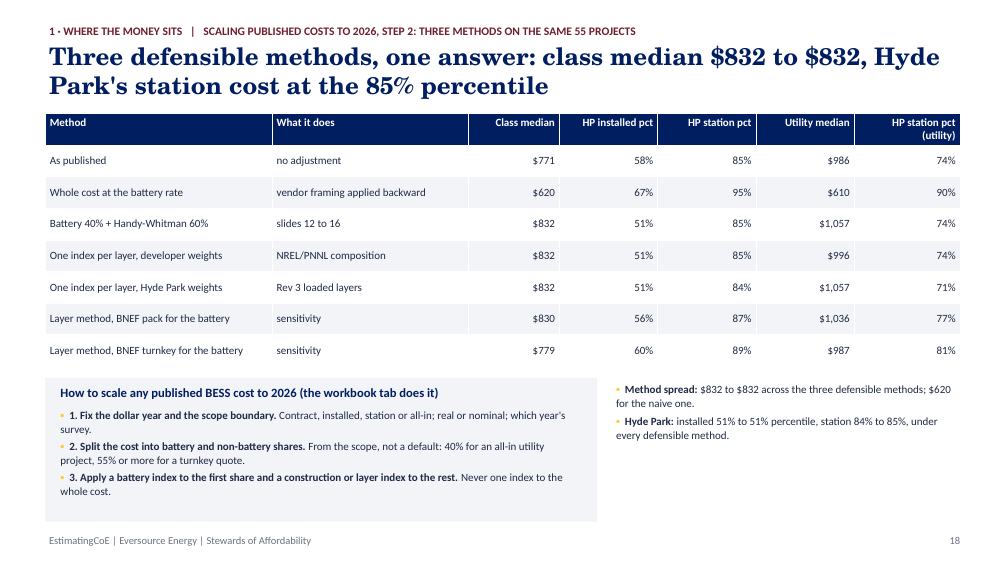
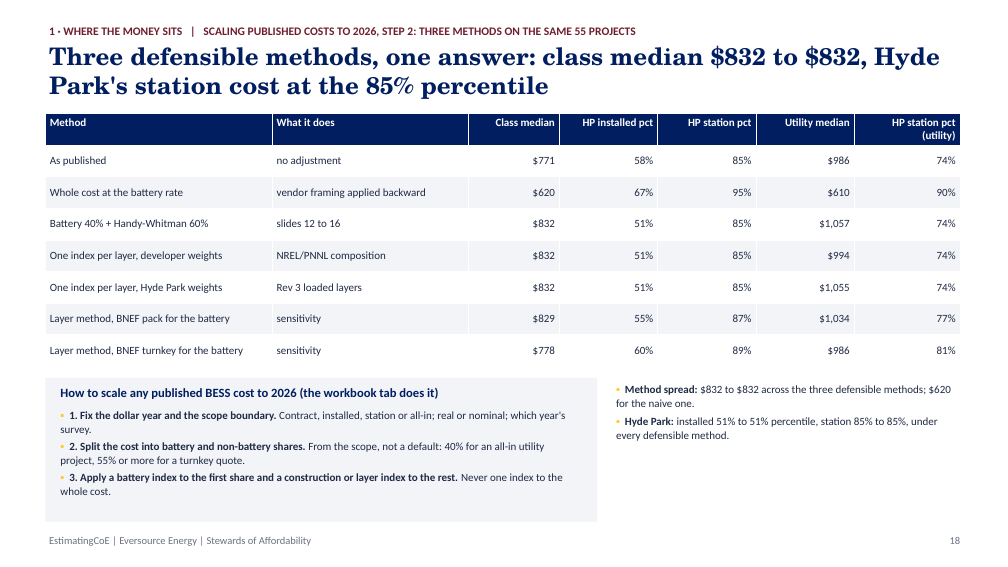
Before and after one commit to gbassaragh/BESS, a slide deck: slide 18 of Hyde Park BESS/6) Cost Analysis Deliverables/Hyde Park BESS - Cost Analysis Deck.pptx. Drawn at 1008x567 pixels with LibreOffice and Linux fonts; fonts in the diff are those of the drawing. Boxes give left, top, right and bottom in pixels: in the first picture for what was removed or moved away, otherwise in the second. Text is boxed around its words. In the diff, an @@ line names an element or a change of style, - is before the commit and + after.

```diff
--- a/Hyde Park BESS/6) Cost Analysis Deliverables/Hyde Park BESS - Cost Analysis Deck.pptx
+++ b/Hyde Park BESS/6) Cost Analysis Deliverables/Hyde Park BESS - Cost Analysis Deck.pptx
@@ table at (45, 113, 960, 367) @@
-row 5, column 6: $996
+row 5, column 6: $994
-row 6: One index per layer, Hyde Park weights | Rev 3 loaded layers | $832 | 51% | 84% | $1,057 | 71%
+row 6: One index per layer, Hyde Park weights | Rev 3 loaded layers | $832 | 51% | 85% | $1,055 | 74%
-row 7: Layer method, BNEF pack for the battery | sensitivity | $830 | 56% | 87% | $1,036 | 77%
+row 7: Layer method, BNEF pack for the battery | sensitivity | $829 | 55% | 87% | $1,034 | 77%
-row 8, column 3: $779
+row 8, column 3: $778
-row 8, column 6: $987
+row 8, column 6: $986
@@ text at (616, 417, 938, 441): text changed @@
-▪ Hyde Park: installed 51% to 51% percentile, station 84% to 85%, under every defensible method.
+▪ Hyde Park: installed 51% to 51% percentile, station 85% to 85%, under every defensible method.
```
Also in this commit, not shown: 3 other slides changed, 16 other files.
